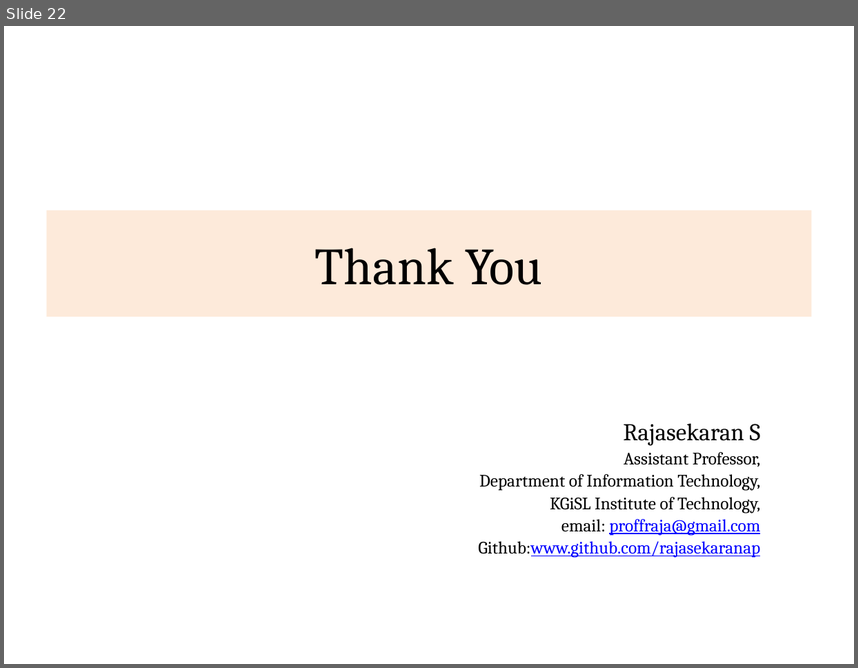
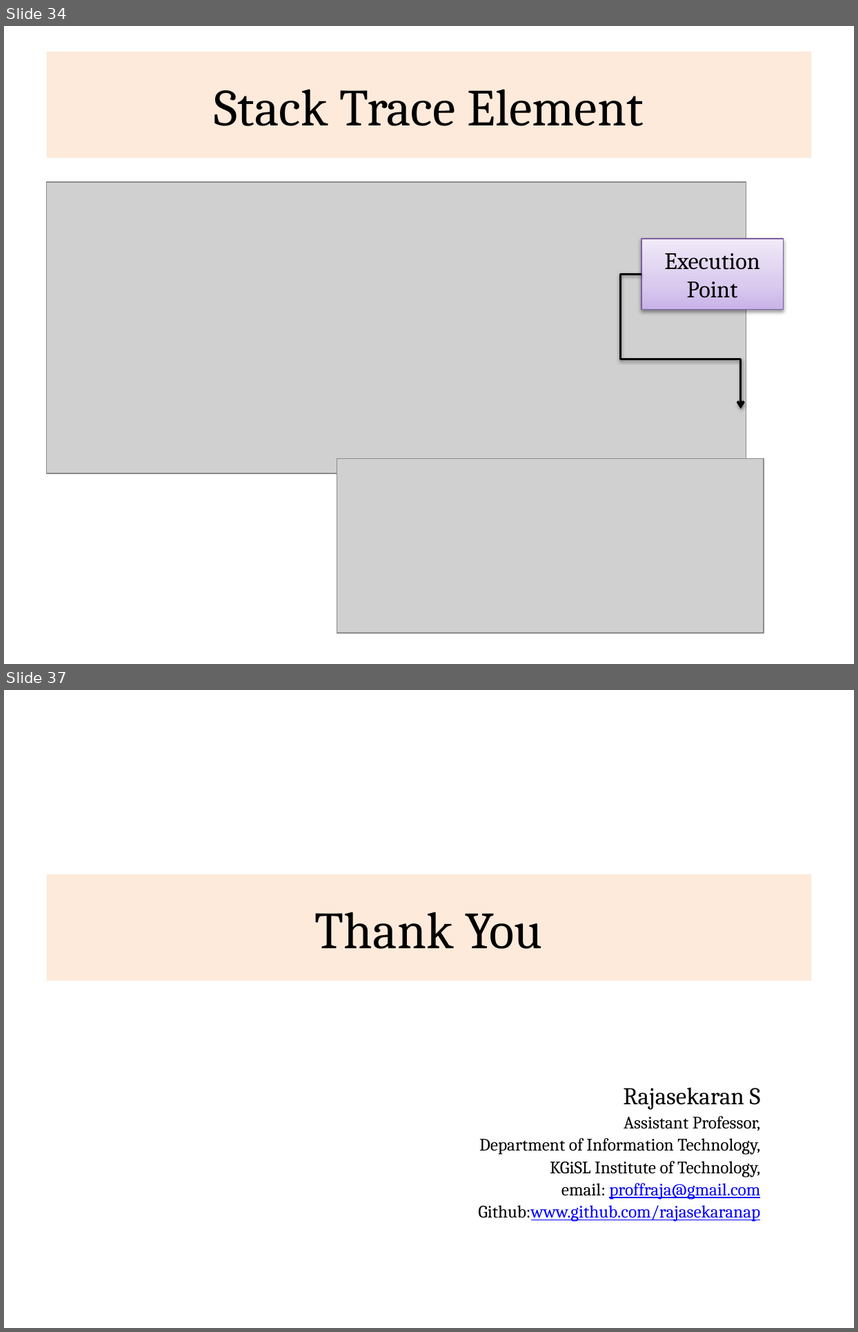
Before and after one commit to rajasekaran36/CS8392-OOPS, a slide deck: Slides/Unit 3/CS8392-U2-Exceptions.pptx. Shown one above the other, each under a label of ours: slide 22 before the commit, slides 34 and 37 after it; the slides between them are not shown. The pictures are 858x668 and 858x1332 pixels, drawn with LibreOffice and Linux fonts; fonts in the diff are those of the drawing; grey boxes stand for pictures. Boxes give left, top, right and bottom in pixels: in the first picture for what was removed or moved away, otherwise in the second. Text is boxed around its words. In the diff, an @@ line names an element or a change of style, - is before the commit and + after.

```diff
--- a/Slides/Unit 3/CS8392-U2-Exceptions.pptx
+++ b/Slides/Unit 3/CS8392-U2-Exceptions.pptx
@@ slide 34 added at box(4, 26, 854, 664), background #FFFFFF @@
@@ title added at box(47, 52, 811, 158), fill #FDEADA, 44 pt, text #000000 @@
+Stack Trace Element
@@ picture added at box(47, 181, 746, 473) @@
@@ rectangle added at box(642, 239, 784, 309), fill gradient #C9B5E8 to #D8CBEE to #F0EAF9, outline #7D60A0 0.75 pt, 20 pt, text #000000 @@
+Execution Point
@@ elbow arrow added from (642, 274) to (741, 408), #000000 2 pt @@
@@ picture added at box(337, 458, 764, 632) @@
@@ what was slide 22 is now slide 37 @@
```
Also in this commit, not shown: 14 other slides added.
